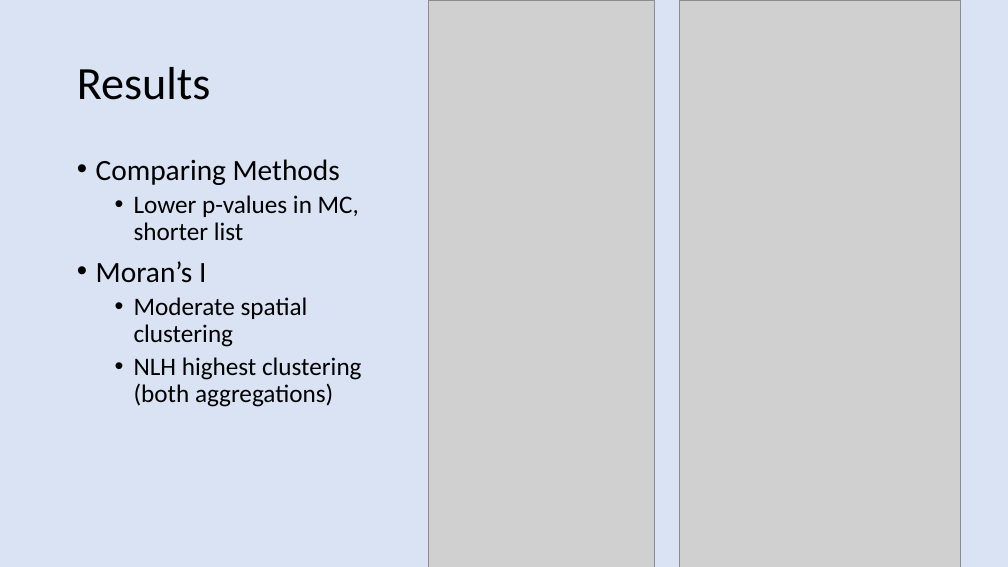
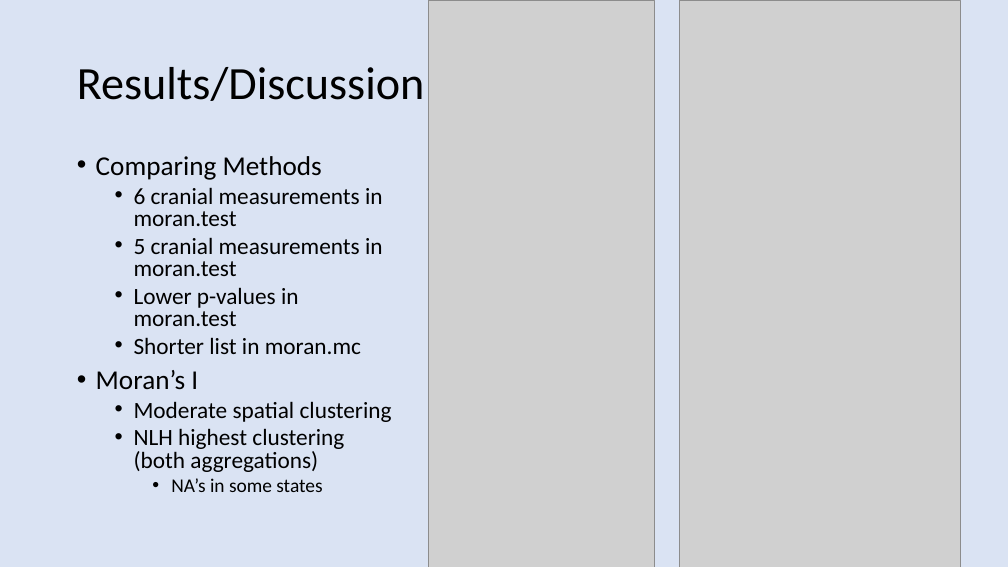
Before and after one commit to andrewroylaws/geog891, a slide deck: slide 6 of Final_project/FinalPresentationLaws.pptx. Drawn at 1008x567 pixels with LibreOffice and Linux fonts; fonts in the diff are those of the drawing; grey boxes stand for pictures. Boxes give left, top, right and bottom in pixels: in the first picture for what was removed or moved away, otherwise in the second. Text is boxed around its words. In the diff, an @@ line names an element or a change of style, - is before the commit and + after.

Commit message:
FInished Presentation

```diff
--- a/Final_project/FinalPresentationLaws.pptx
+++ b/Final_project/FinalPresentationLaws.pptx
@@ title at (x1=77, y1=67, x2=425, y2=101): text changed @@
-Results
+Results/Discussion
@@ text at (x1=96, y1=156, x2=392, y2=472): size 28 to 25.9 pt in "Comparing Methods", "Moran’s I"; size 24 to 22.2 pt in "Moderate spatial clustering", "NLH highest clustering (both aggregations)"; line spacing 0.9 to 0.8 @@
@@ text at (x1=134, y1=187, x2=383, y2=354): text changed; size 24 to 22.2 pt @@
-  • Lower p-values in MC, shorter list
+  • 6 cranial measurements in moran.test
+  • 5 cranial measurements in moran.test
+  • Lower p-values in moran.test
+  • Shorter list in moran.mc
@@ text at (x1=171, y1=478, x2=322, y2=492): paragraph added @@
+    • NA’s in some states
```
Also in this commit, not shown: 5 other slides changed, 1 slide added, 1 slide removed, 1 other file.
